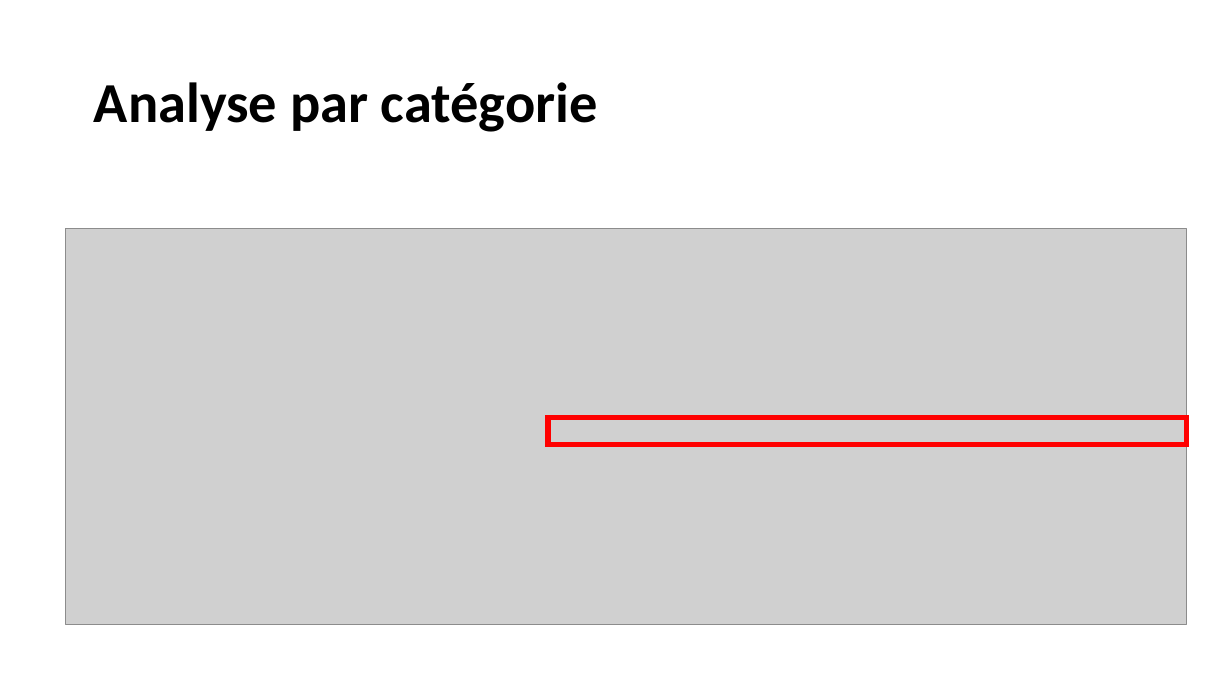
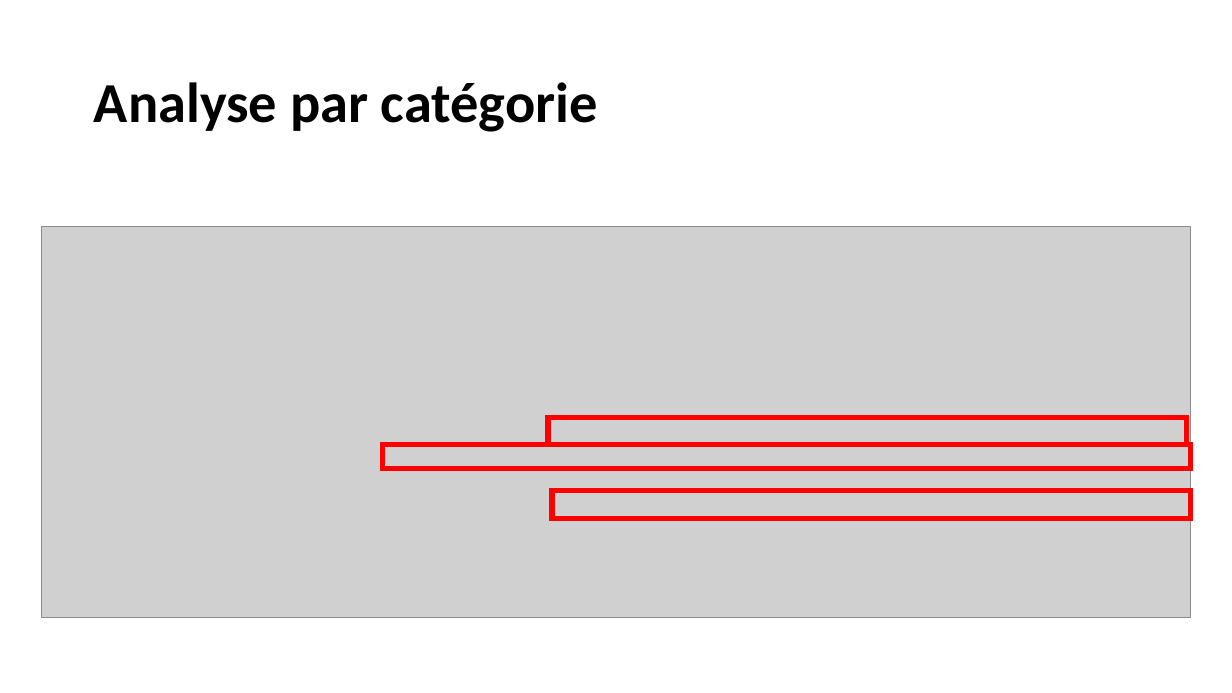
Before and after one commit to Ace4teaM/OCR-ZenAssist, a slide deck: slide 19 of Présentation.pptx. Drawn at 1232x693 pixels with LibreOffice and Linux fonts; fonts in the diff are those of the drawing; grey boxes stand for pictures. Boxes give left, top, right and bottom in pixels: in the first picture for what was removed or moved away, otherwise in the second. Text is boxed around its words. In the diff, an @@ line names an element or a change of style, - is before the commit and + after.

```diff
--- a/Présentation.pptx
+++ b/Présentation.pptx
@@ picture: place and size @@
-picture at (66, 228, 1187, 624)
+picture at (42, 226, 1191, 618)
@@ rectangle added at (383, 445, 1190, 469), outline #FF0000 4 pt @@
@@ rectangle added at (552, 491, 1190, 518), outline #FF0000 4 pt @@
```
Also in this commit, not shown: 9 other slides changed, 1 slide removed.
